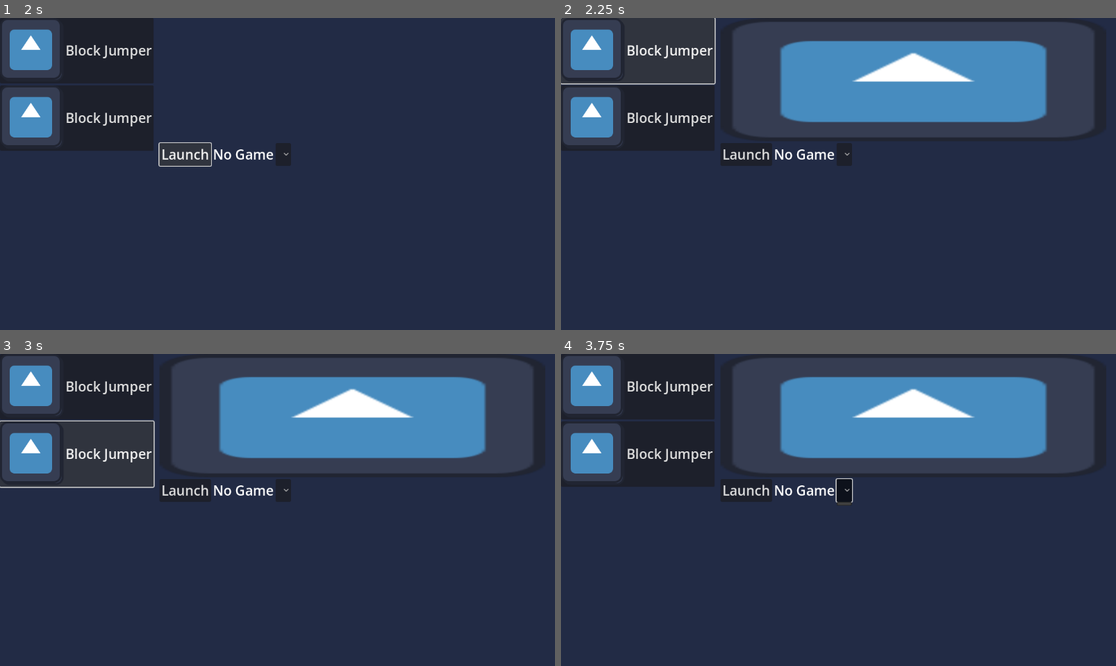
Above: before the commit, frames 1-4 (two rows, left to right).
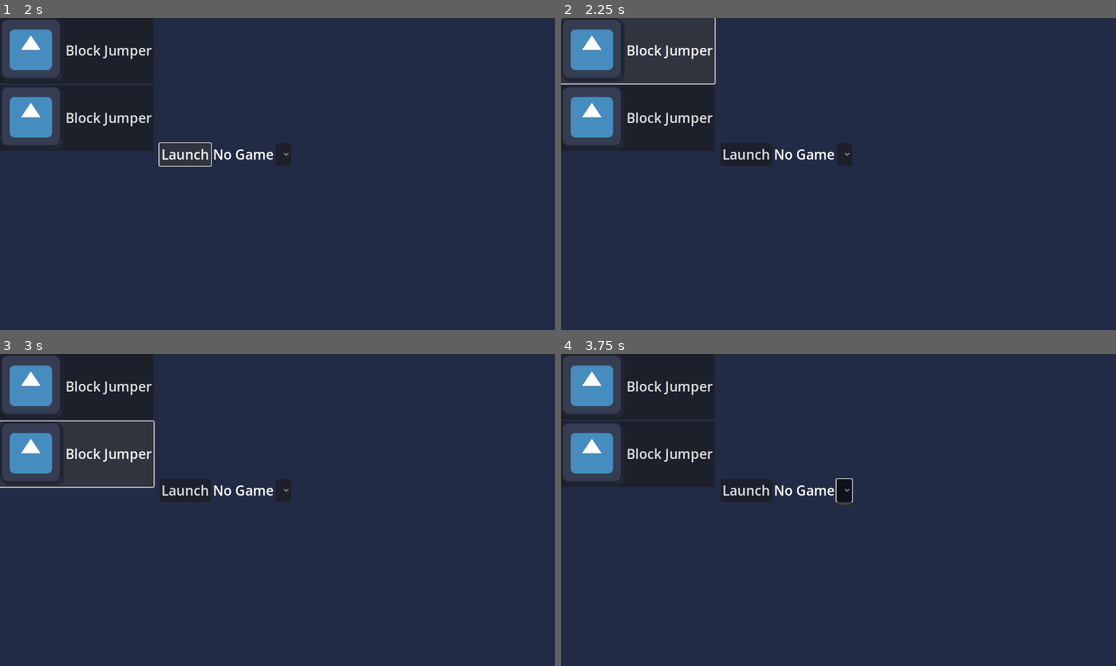
Above: after the commit, the same moments.

Repository: Ksawex4/NovaProot-Hub
Game: Godot game, scene res://scenes/main_desktop.tscn
The game is run twice, just before and just after one commit, with the same random seed, the same clock (stepped at 60 frames per second) and the same inputs. The engine's default icon, where the game draws it, is replaced by a stand-in: a white triangle on a blue panel in a dark square.
Inputs (mouse positions are in pixels of both pictures, inside the frame that each line leads up to):
- Up to frame 1 (2 s): click "Launch" at 0.5 s; click "Launch" at 1.25 s
- Up to frame 2 (2.25 s): click "Block Jumper" at 2 s
- Up to frame 3 (3 s): click "Block Jumper" at 2.75 s
- Up to frame 4 (3.75 s): click (844, 491) at 3.5 s

Frame 1 is identical in both runs. In frame 2, 13% of the frame differs, in the area x 39-88%, y 7-34%; in frame 3, 13%; in frame 4, 13%.
Error after the commit: Parse Error: Identifier "SaveMan" not declared in the current scope. (res://scripts/globals/GamesManager.gd:38)

Commit message:
Added games.json from cache loading and SaveMan

Diff:
--- a/scripts/globals/GamesManager.gd
+++ b/scripts/globals/GamesManager.gd
@@ -18,17 +18,29 @@
 func _request_complete(result, response_code, _headers, body) -> void:
 	if result != OK:
 		print("result is ", result)
+		load_from_cache()
 		return
 	if response_code != 200:
 		print("response code ", response_code)
+		load_from_cache()
 		return
+
 	var json = JSON.new()
 	var err := json.parse(body.get_string_from_utf8())
 	if err != OK:
 		print("Failed to parse: ", err)
+		load_from_cache()
 		return
 	var response = json.get_data()
 
 	if response is Dictionary:
 		Games = response
+		SaveMan.save_file("games.json", Games)
 		UpdateGames.emit()
+	else:
+		load_from_cache()
+
+
+func load_from_cache() -> void:
+	Games = SaveMan.get_data_from_file("games.json")
+	UpdateGames.emit()
--- /dev/null
+++ b/scripts/globals/SaveManager.gd
@@ -0,0 +1,27 @@
+extends Node
+
+func save_file(file_name: String, data: Dictionary, path: String ="user://") -> void:
+	var data_string: String = JSON.stringify(data)
+	var file_path := path + file_name
+	var file: FileAccess = FileAccess.open(file_path, FileAccess.WRITE)
+	if FileAccess.get_open_error() == OK:
+		file.store_string(data_string)
+		file.close()
+	else:
+		push_error("Failed to create file at ", file_path, " got error: ", FileAccess.get_open_error())
+
+
+## an empty Dictionary means File doesn't exist, some error appeared or the file had an empty dictionary
+func get_data_from_file(file_name: String, path: String="user://") -> Dictionary:
+	var file_path := path + file_name
+	if FileAccess.file_exists(file_path):
+		var file: FileAccess = FileAccess.open(file_path, FileAccess.READ)
+		if FileAccess.get_open_error() == OK:
+			var data_string: String = file.get_as_text()
+			var data: Dictionary = JSON.parse_string(data_string)
+			return data
+		else:
+			push_error("Failed to read file at ", file_path, " got error: ", FileAccess.get_open_error())
+			return {}
+	else:
+		return {}
Not shown, added: scripts/globals/SaveManager.gd.uid
